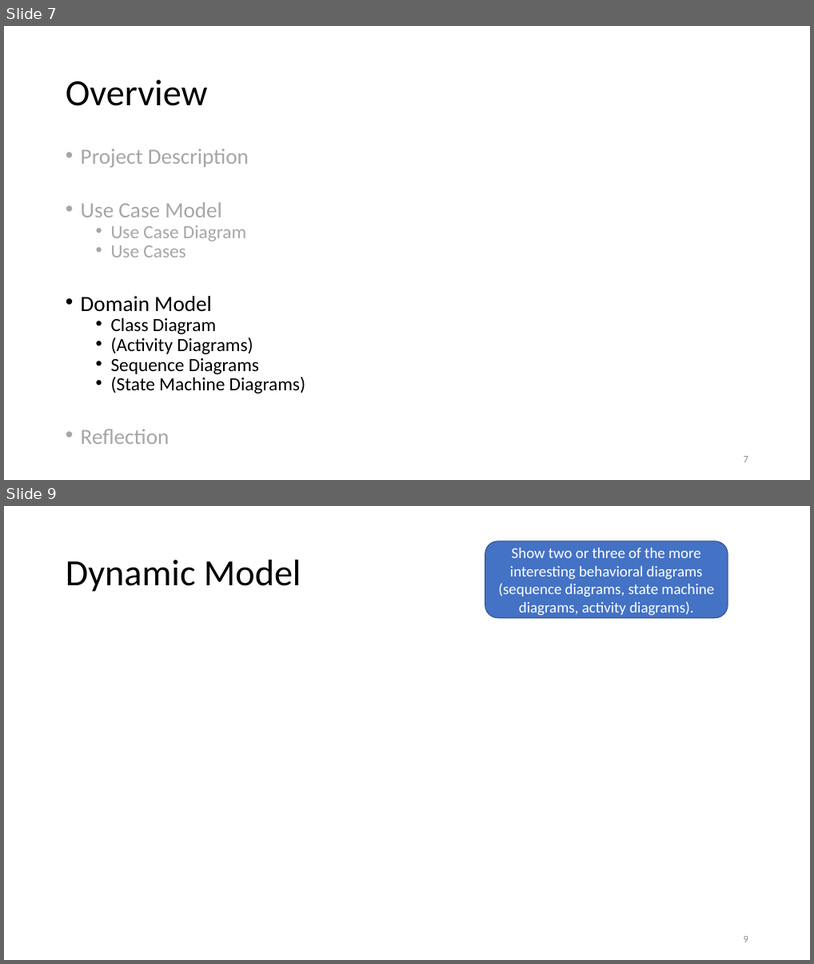
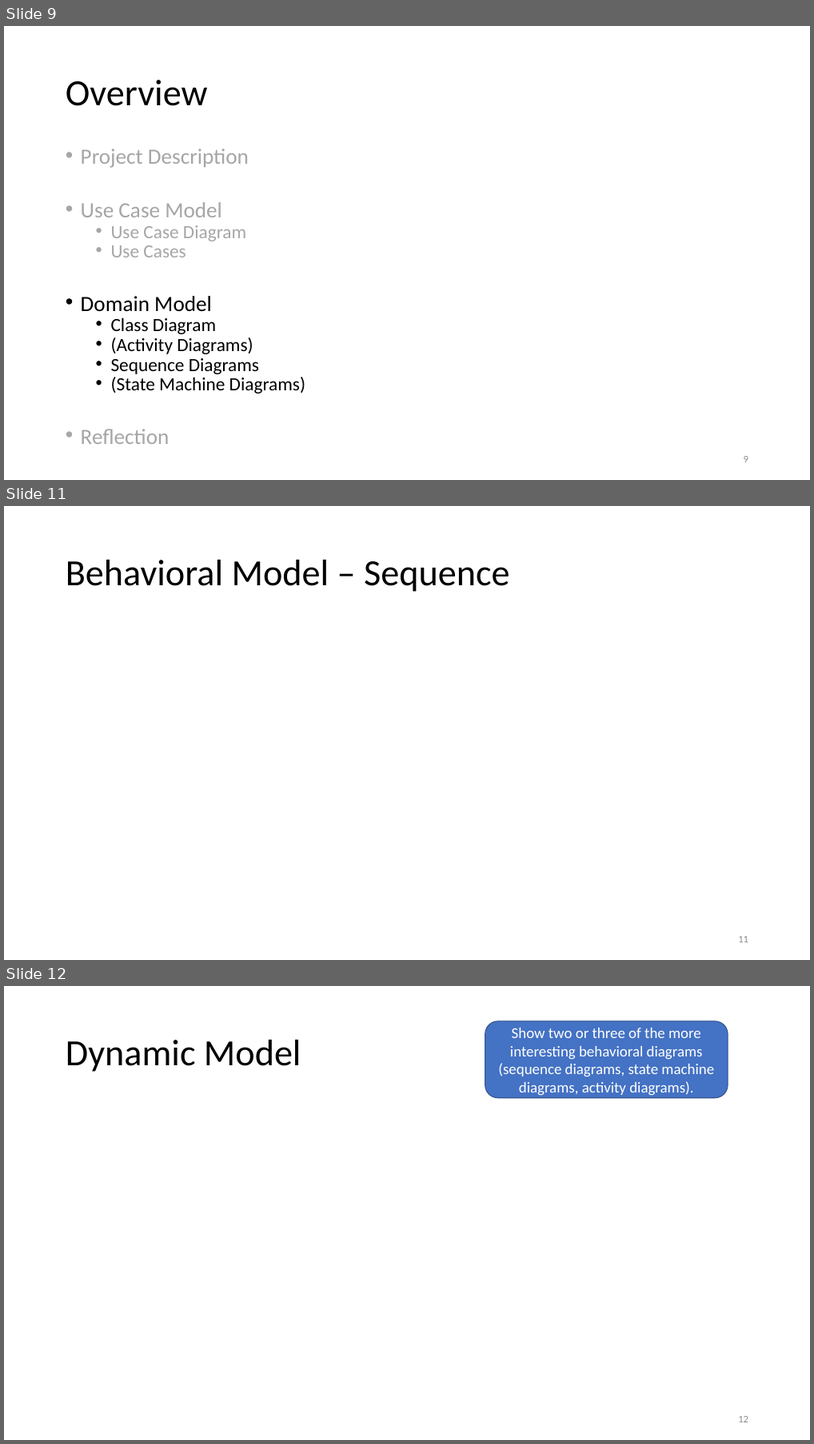
Before and after one commit to datduyng/networkflow.java, a slide deck: slides/increment02-use-case-analysis.pptx. Shown one above the other, each under a label of ours: slides 7 and 9 before the commit, slides 9, 11 and 12 after it; the slides between them are not shown. The pictures are 814x964 and 814x1444 pixels, drawn with LibreOffice and Linux fonts; fonts in the diff are those of the drawing. Boxes give left, top, right and bottom in pixels: in the first picture for what was removed or moved away, otherwise in the second. Text is boxed around its words. In the diff, an @@ line names an element or a change of style, - is before the commit and + after.

```diff
--- a/slides/increment02-use-case-analysis.pptx
+++ b/slides/increment02-use-case-analysis.pptx
@@ slide 11 added at (x1=4, y1=506, x2=810, y2=960), background #FFFFFF @@
@@ title added at (x1=66, y1=560, x2=510, y2=592), 44 pt, text #000000 @@
+Behavioral Model – Sequence
@@ page number added at (x1=738, y1=936, x2=749, y2=942), 12 pt, text #8C8C8C @@
+11
@@ what was slide 7 is now slide 9 @@
@@ page number at (x1=744, y1=456, x2=749, y2=462): text changed @@
-7
+9
@@ what was slide 9 is now slide 12 @@
@@ page number at (x1=738, y1=1416, x2=749, y2=1422): text changed @@
-9
+12
```
Also in this commit, not shown: 5 slides changed, 5 other slides added, 3 slides removed, 2 other files.
